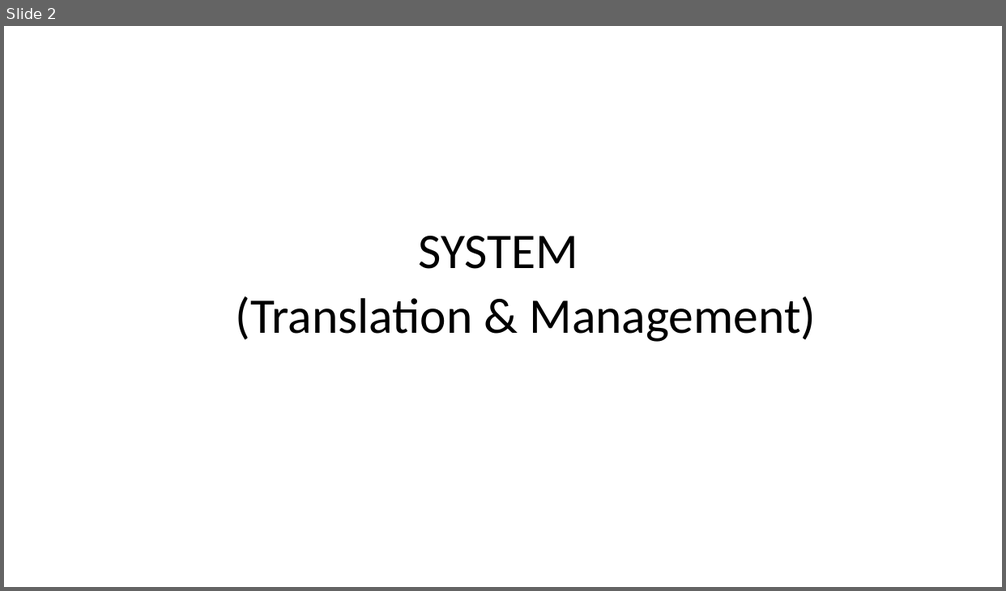
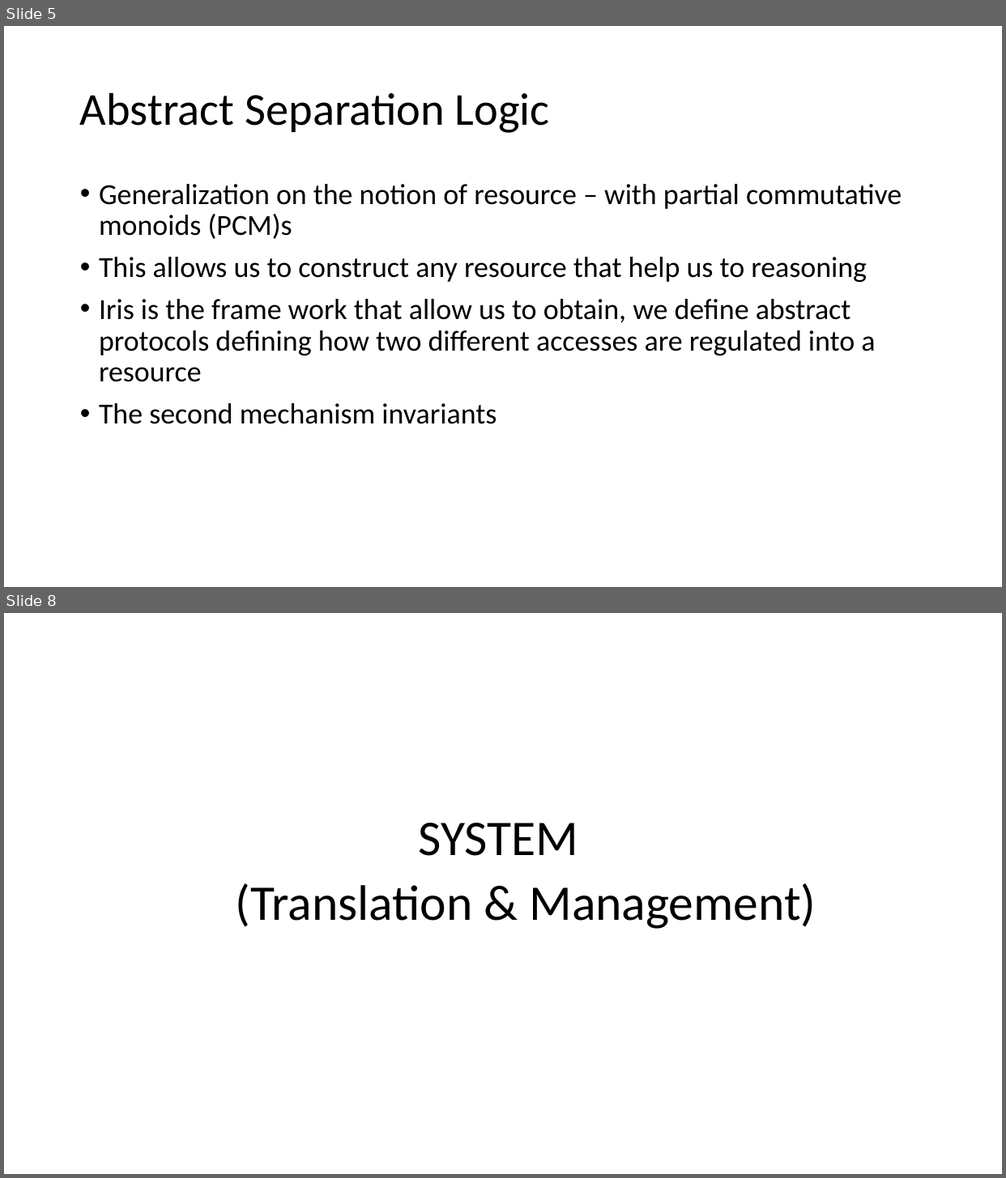
Before and after one commit to Contingent-Systems/modal_abstractions_presentations, a slide deck: thesis_proposal/proposal.pptx. Shown one above the other, each under a label of ours: slide 2 before the commit, slides 5 and 8 after it; the slides between them are not shown. The pictures are 1006x591 and 1006x1178 pixels, drawn with LibreOffice and Linux fonts; fonts in the diff are those of the drawing. Boxes give left, top, right and bottom in pixels: in the first picture for what was removed or moved away, otherwise in the second. Text is boxed around its words. In the diff, an @@ line names an element or a change of style, - is before the commit and + after.

```diff
--- a/thesis_proposal/proposal.pptx
+++ b/thesis_proposal/proposal.pptx
@@ slide 5 added at box(4, 26, 1002, 587), background #FFFFFF @@
@@ title added at box(80, 92, 550, 133), 44 pt, text #000000 @@
+Abstract Separation Logic
@@ text added at box(99, 184, 901, 425), 28 pt, text #000000 @@
+• Generalization on the notion of resource – with partial commutative monoids (PCM)s
+• This allows us to construct any resource that help us to reasoning
+• Iris is the frame work that allow us to obtain, we define abstract protocols defining how two different accesses are regulated into a resource
+• The second mechanism invariants
@@ what was slide 2 is now slide 8 @@
```
Also in this commit, not shown: 2 slides changed, 12 other slides added.
